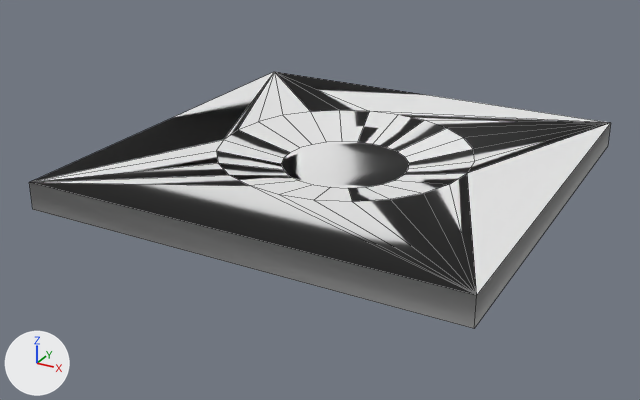
An edit to the OBJ model 3d/mini-golf/Bump_down_01.obj, drawn before and after from the same camera.
The view is the same before and after, from a camera (50 mm lens) standing at (4.16, -3.7, 2.37) and looking at (1.4, 1.32, -0.15). Lighting does not change. The marker at lower left points along +X, +Y and +Z. Mesh edges are drawn as thin lines. Where no turn or scale is listed for an object, it has been applied to the vertices.

In view in the first picture: 'Bump_down_01'.
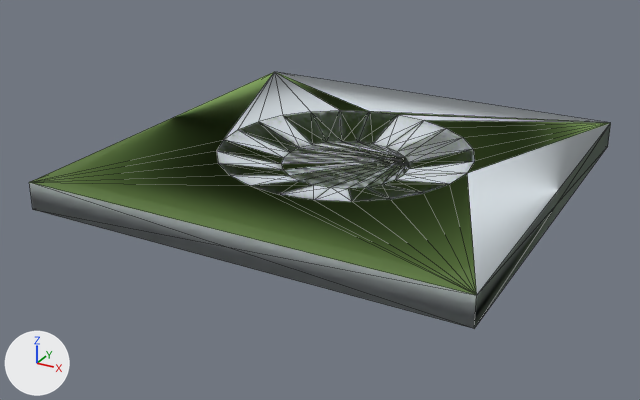
The edits, one by one:
Material 'Green' (mat_green) changes colour from white #e7e7e7 to green #b7e686; in linear values from (0.8, 0.8, 0.8) to (0.475, 0.788, 0.239).
Material 'BackColor' (mat_backcolor) changes colour from white #e7e7e7 to light grey #d2dade; in linear values from (0.8, 0.8, 0.8) to (0.643, 0.698, 0.733).
me_bump_down_01 is used by ob_bump_down_01; location (0.0, 0.0, 0.0).
me_bump_down_01 had 56 vertices, 58 faces and spanned x 0.0..3.0, y 0.0..3.0, z 0.0..0.19.
me_bump_down_01 now has 56 vertices, 188 faces and spans x 0.0..3.0, y 0.0..3.0, z 0.0..0.19.
Part 1, on me_bump_down_01:
39 faces are deleted.
85 new faces join them, mat_green (green #b7e686).
84 new faces join them, mat_backcolor (light grey #d2dade).
me_bump_down_01 part 2: 4 faces spanning x 0.0..3.0, y 1.5..3.0, z 0.19 switch from mat_green (white #e7e7e7) to mat_backcolor (light grey #d2dade).
me_bump_down_01 part 3: 5 faces spanning x 0.0..3.0, y 0.0..3.0, z 0.19 switch from mat_backcolor (white #e7e7e7) to mat_green (green #b7e686).

Boxes (x1, y1, x2, y2) around the edits, measured in the pictures (640 x 400 px):
'Bump_down_01', recoloured, reshaped
    both: (29, 72, 611, 328)
part 1 of me_bump_down_01, built on
    both: (29, 110, 611, 328)
part 2 of me_bump_down_01, recoloured
    both: (239, 72, 602, 129)
part 3 of me_bump_down_01, recoloured (white to green)
    both: (33, 73, 604, 186)
